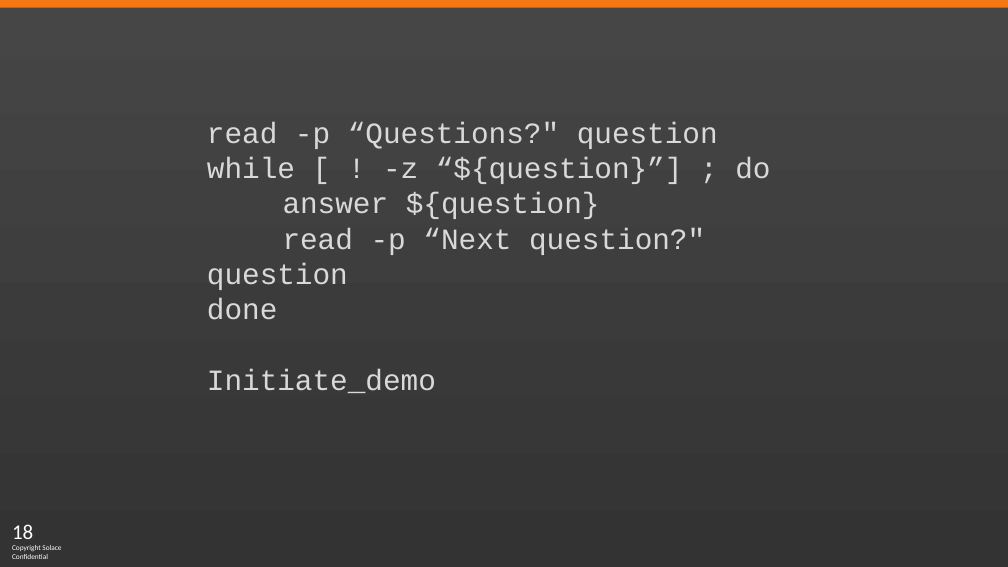
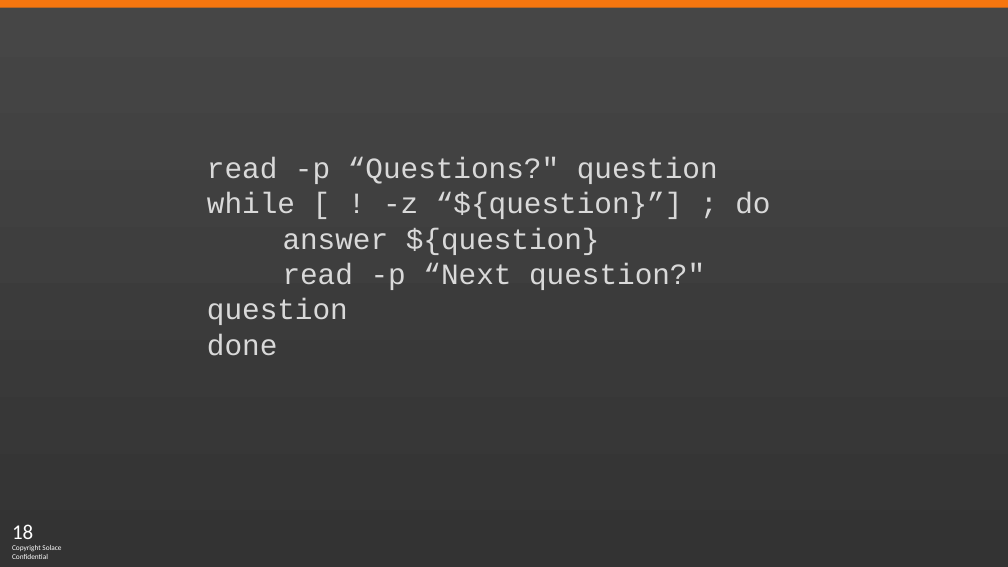
Before and after one commit to SolaceLabs/solace-perftest-harness, a slide deck: slide 18 of Perf Test Harness-Overview.pptx. Drawn at 1008x567 pixels with LibreOffice and Linux fonts; fonts in the diff are those of the drawing; background and template pictures are left out. Boxes give left, top, right and bottom in pixels: in the first picture for what was removed or moved away, otherwise in the second. Text is boxed around its words. In the diff, an @@ line names an element or a change of style, - is before the commit and + after.

```diff
--- a/Perf Test Harness-Overview.pptx
+++ b/Perf Test Harness-Overview.pptx
@@ text "read -p “Questions?" question": place and size @@
-text "read -p “Questions?" question" at bbox=[207, 122, 770, 393]
+text "read -p “Questions?" question" at bbox=[207, 157, 770, 356]
@@ text at bbox=[207, 369, 436, 393]: paragraph removed @@
-Initiate_demo
```
Also in this commit, not shown: 2 other slides changed, 23 other files.
